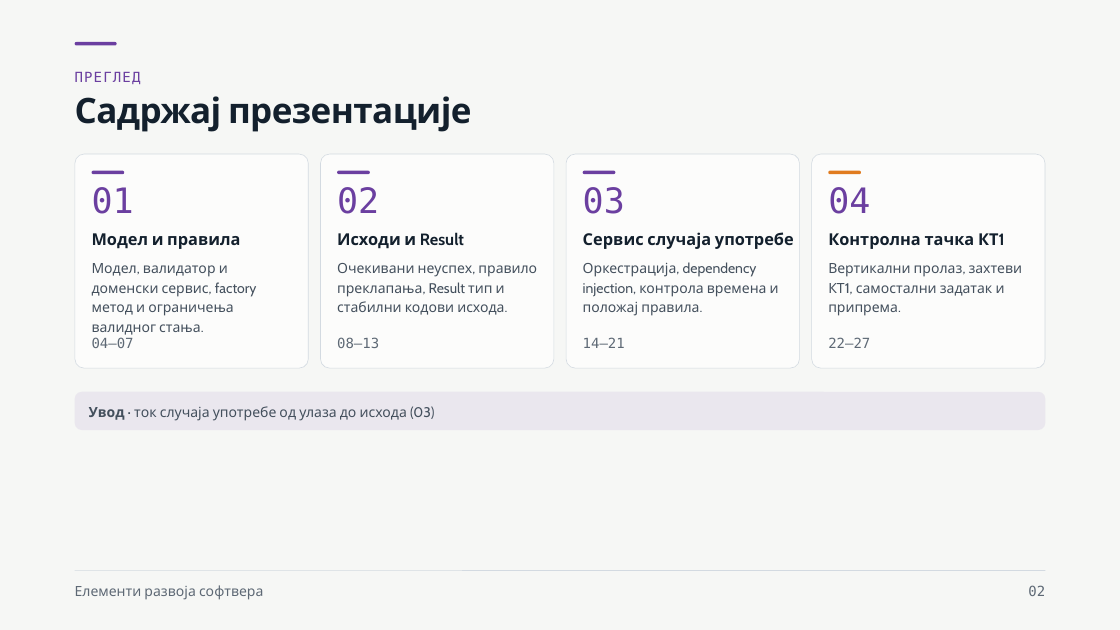
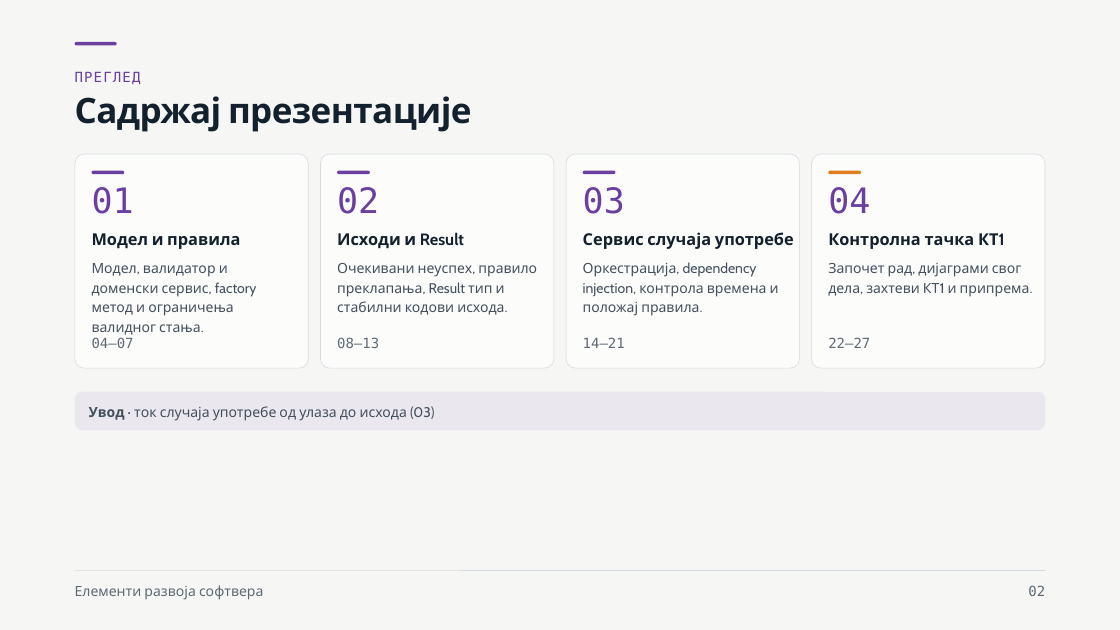
Before and after one commit to owlCoder/ftn-nastavni-portal, a slide deck: slide 2 of public/downloads/ers-prezentacije/03_Poslovna_logika_i_use_case.pptx. Drawn at 1120x630 pixels with LibreOffice and Linux fonts; fonts in the diff are those of the drawing. Boxes give left, top, right and bottom in pixels: in the first picture for what was removed or moved away, otherwise in the second. Text is boxed around its words. In the diff, an @@ line names an element or a change of style, - is before the commit and + after.

```diff
--- a/public/downloads/ers-prezentacije/03_Poslovna_logika_i_use_case.pptx
+++ b/public/downloads/ers-prezentacije/03_Poslovna_logika_i_use_case.pptx
@@ text at bbox=[828, 263, 1030, 297]: text changed @@
-Вертикални пролаз, захтеви КТ1, самостални задатак и припрема.
+Започет рад, дијаграми свог дела, захтеви КТ1 и припрема.
```
Also in this commit, not shown: 3 other slides changed, 32 other files.
